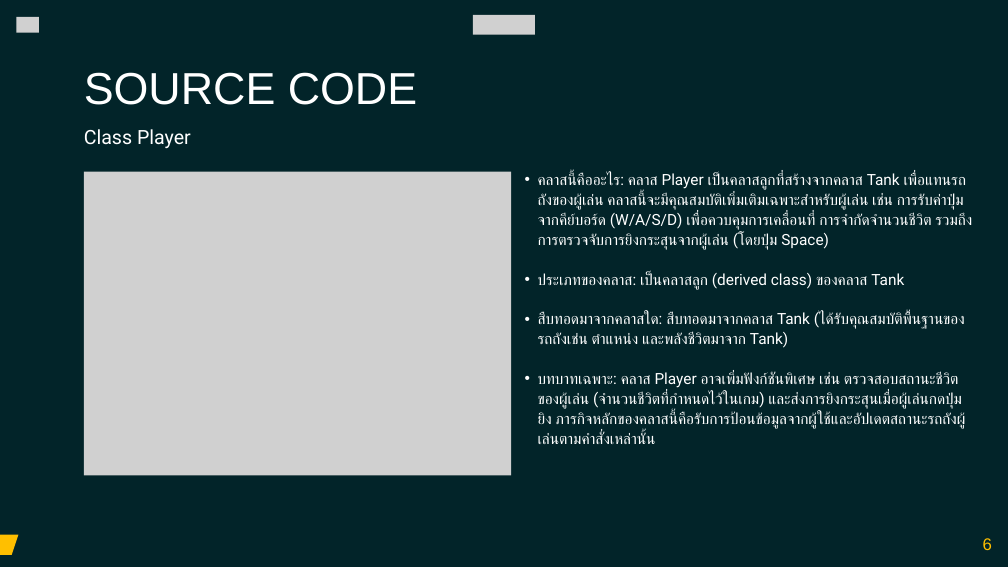
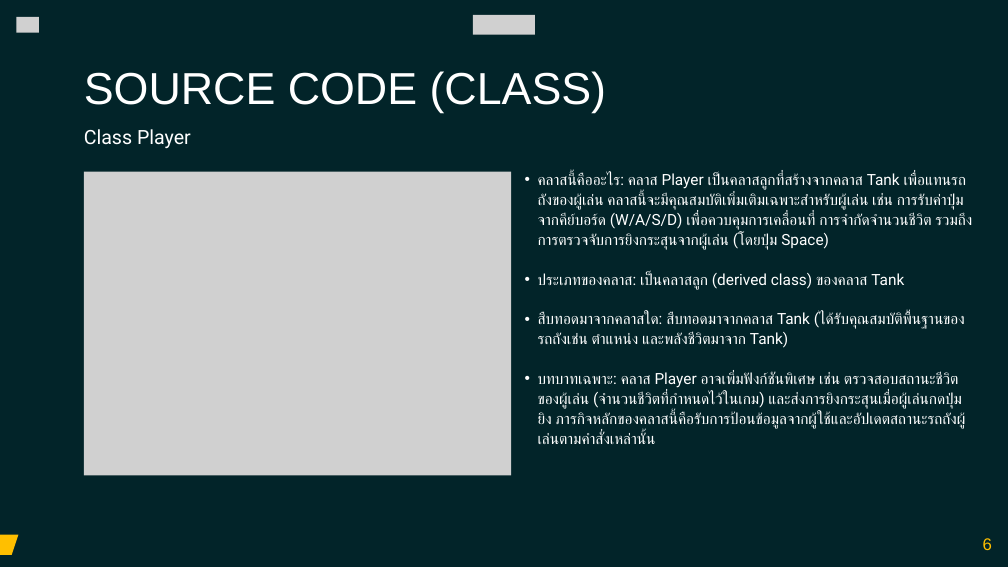
Before and after one commit to xXxMrDEDOxXx/Tank-1990, a slide deck: slide 7 of Tank -Taek.pptx. Drawn at 1008x567 pixels with LibreOffice and Linux fonts; fonts in the diff are those of the drawing; grey boxes stand for pictures; background and template pictures are left out. Boxes give left, top, right and bottom in pixels: in the first picture for what was removed or moved away, otherwise in the second. Text is boxed around its words. In the diff, an @@ line names an element or a change of style, - is before the commit and + after.

Commit message:
Presentation File

```diff
--- a/Tank -Taek.pptx
+++ b/Tank -Taek.pptx
@@ text at <box>84,71,607,113</box>: text changed @@
-SOURCE CODE
+SOURCE CODE (CLASS)
```
Also in this commit, not shown: 1 other slide changed, 1 other file.
